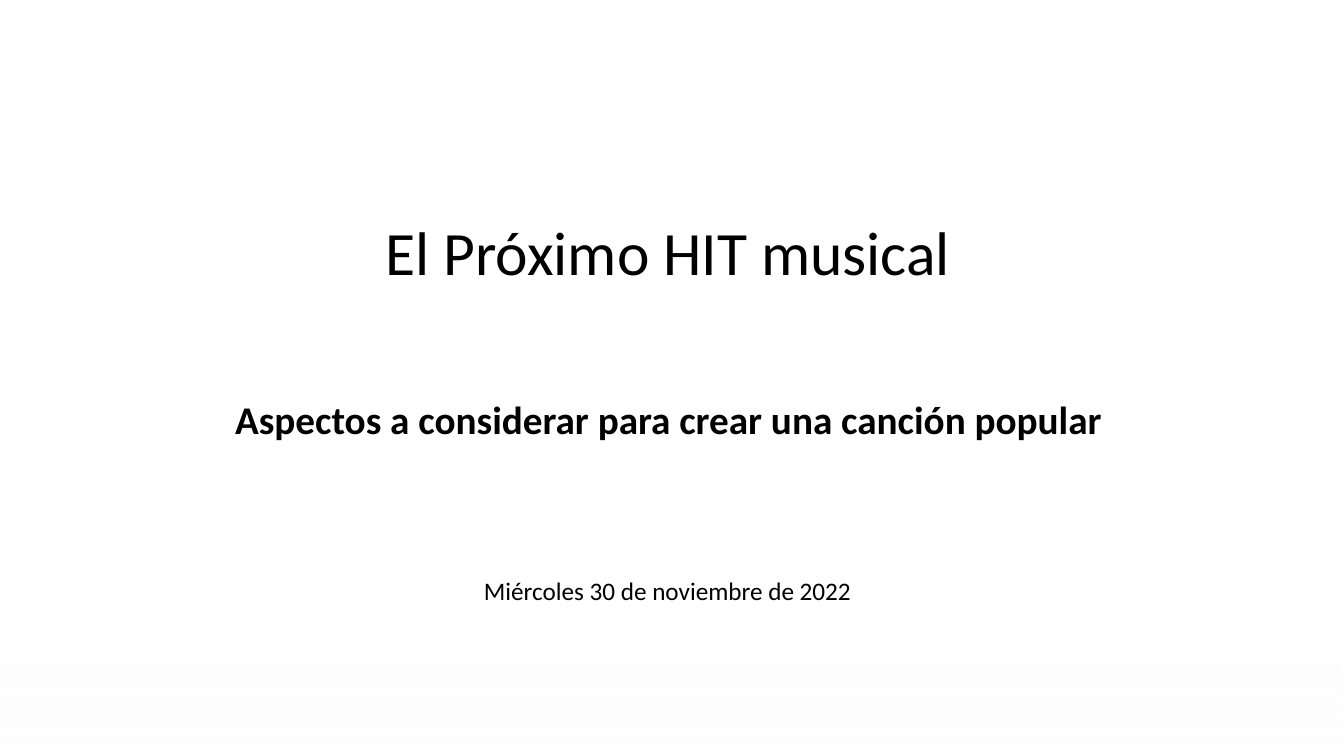
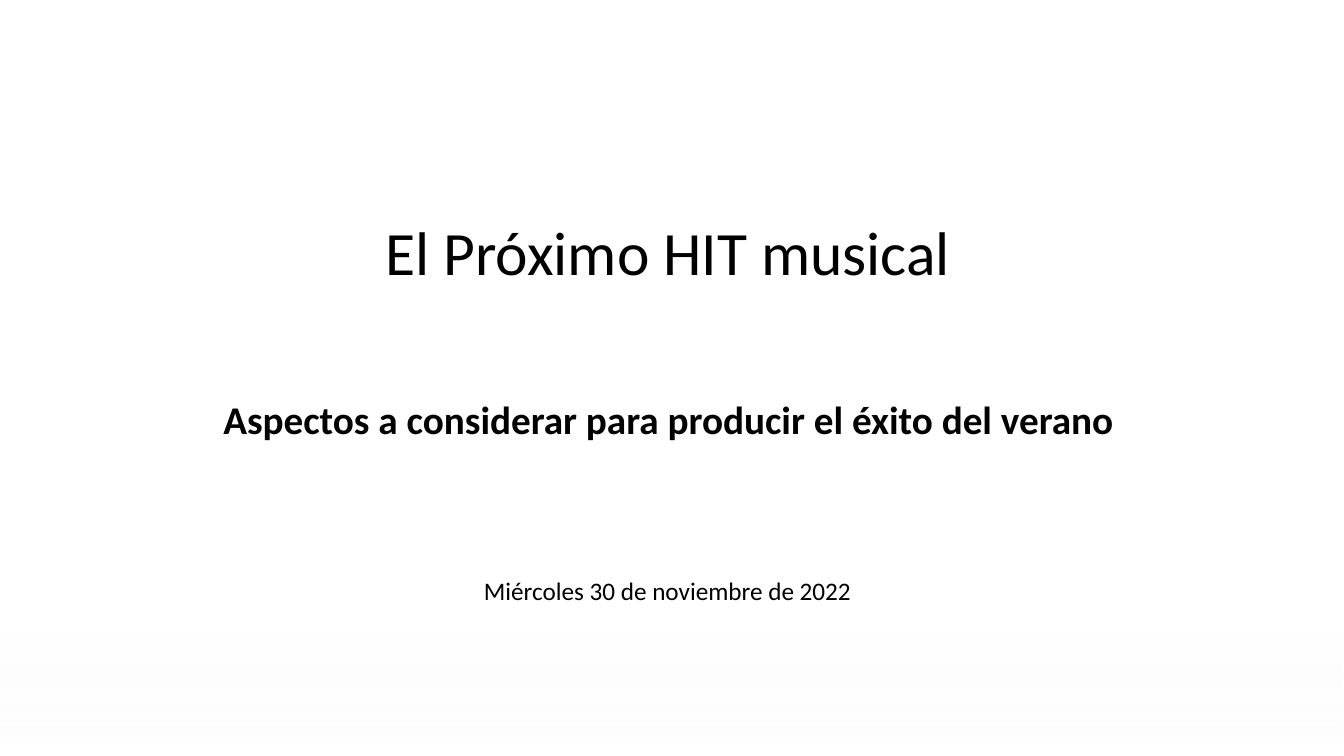
Before and after one commit to federicovalino/Summer_Song_BI, a slide deck: slide 1 of visualization/PresentaciónObligatorio.pptx. Drawn at 1344x756 pixels with LibreOffice and Linux fonts; fonts in the diff are those of the drawing; background and template pictures are left out. Boxes give left, top, right and bottom in pixels: in the first picture for what was removed or moved away, otherwise in the second. Text is boxed around its words. In the diff, an @@ line names an element or a change of style, - is before the commit and + after.

```diff
--- a/visualization/PresentaciónObligatorio.pptx
+++ b/visualization/PresentaciónObligatorio.pptx
@@ text at <box>223,406,1113,440</box>: text changed @@
-Aspectos a considerar para crear una canción popular
+Aspectos a considerar para producir el éxito del verano
```
Also in this commit, not shown: 9 slides added, 17 slides removed.
